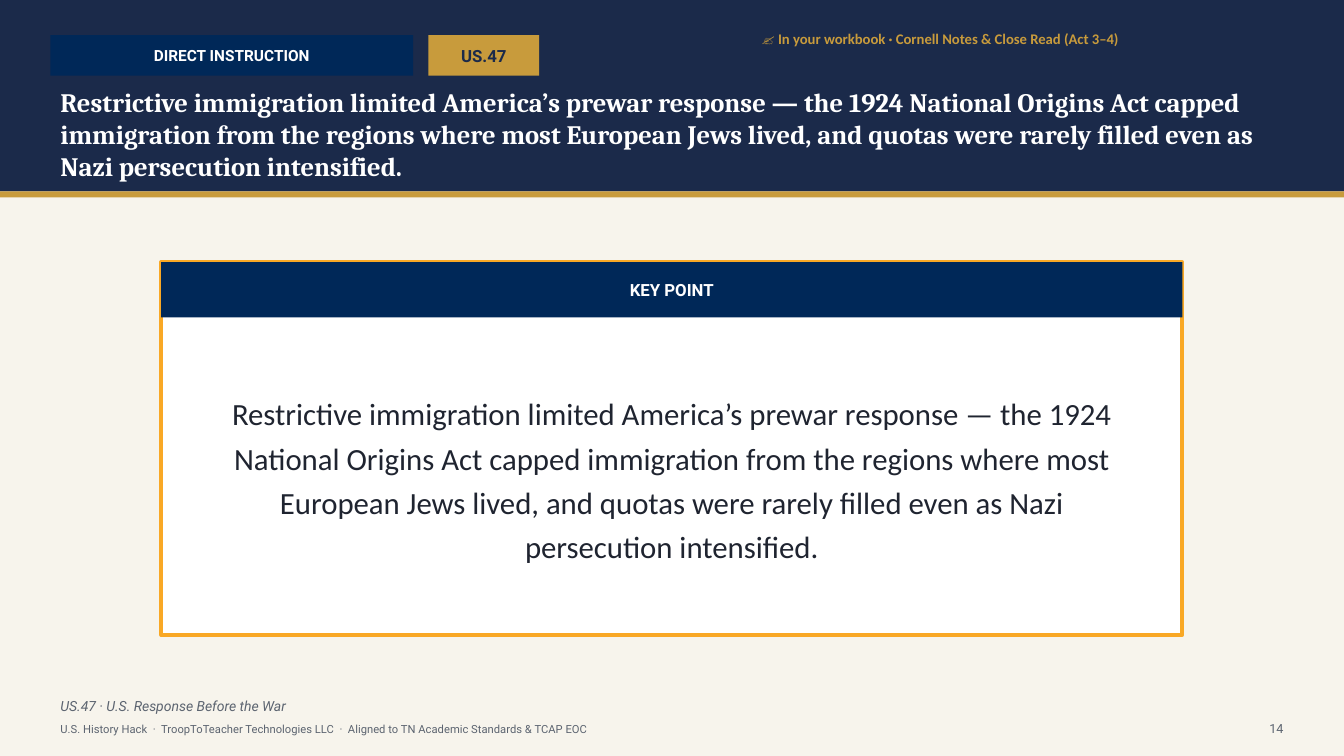
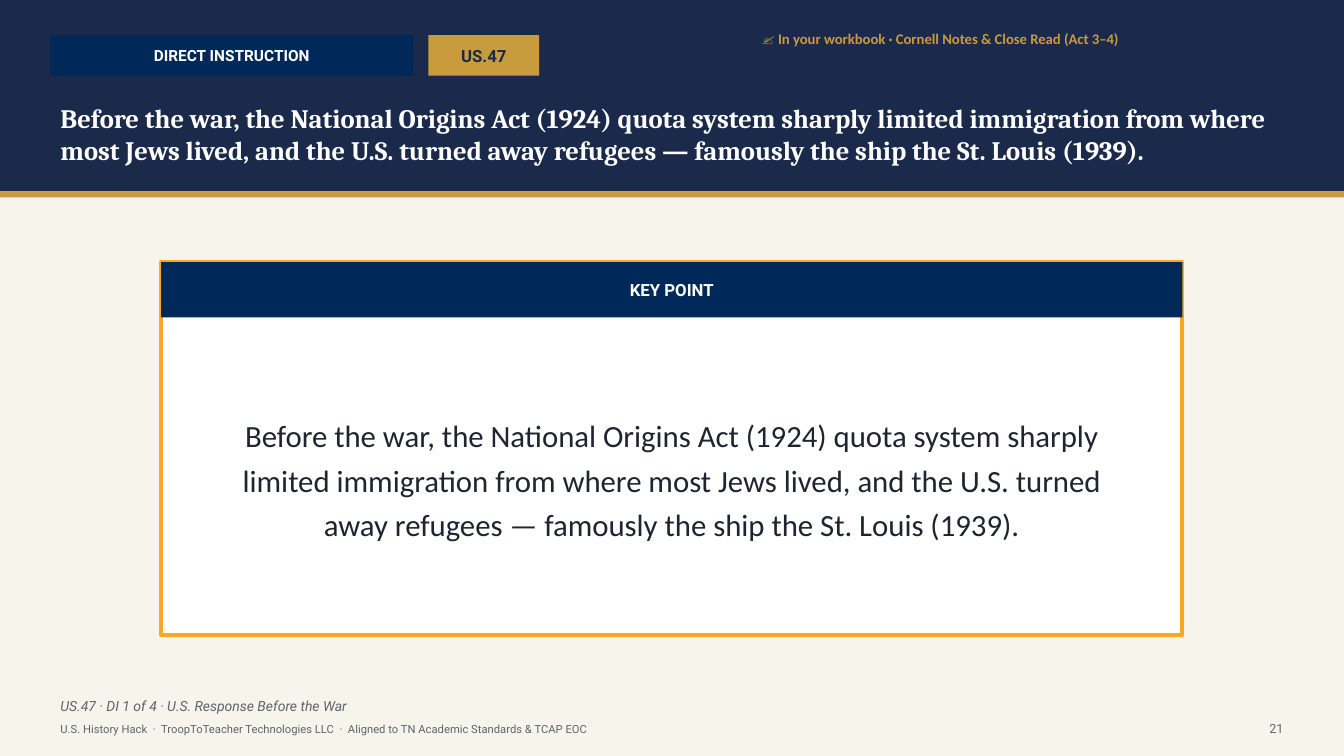
Before and after one commit to Trooptoteacher/trooptoteacher-history, a slide deck: slide 22 of 00_START_HERE/UNIT6_DECKS_BUILD/Unit6_Student_Deck_CourseStandard.pptx (slide 19 before the commit). Drawn at 1344x756 pixels with LibreOffice and Linux fonts; fonts in the diff are those of the drawing. Boxes give left, top, right and bottom in pixels: in the first picture for what was removed or moved away, otherwise in the second. Text is boxed around its words. In the diff, an @@ line names an element or a change of style, - is before the commit and + after.

```diff
--- a/00_START_HERE/UNIT6_DECKS_BUILD/Unit6_Student_Deck_CourseStandard.pptx
+++ b/00_START_HERE/UNIT6_DECKS_BUILD/Unit6_Student_Deck_CourseStandard.pptx
@@ text at (60, 108, 1265, 166): text changed @@
-Restrictive immigration limited America’s prewar response — the 1924 National Origins Act capped immigration from the regions where most European Jews lived, and quotas were rarely filled even as Nazi persecution intensified.
+Before the war, the National Origins Act (1924) quota system sharply limited immigration from where most Jews lived, and the U.S. turned away refugees — famously the ship the St. Louis (1939).
@@ text at (243, 424, 1101, 542): text changed @@
-Restrictive immigration limited America’s prewar response — the 1924 National Origins Act capped immigration from the regions where most European Jews lived, and quotas were rarely filled even as Nazi persecution intensified.
+Before the war, the National Origins Act (1924) quota system sharply limited immigration from where most Jews lived, and the U.S. turned away refugees — famously the ship the St. Louis (1939).
@@ text at (60, 700, 347, 714): text changed @@
-US.47 · U.S. Response Before the War
+US.47 · DI 1 of 4 · U.S. Response Before the War
@@ text at (1269, 724, 1283, 733): text changed @@
-14
+21
```
Also in this commit, not shown: 108 other slides changed, 16 slides added, 1 slide removed, 2 other files.
